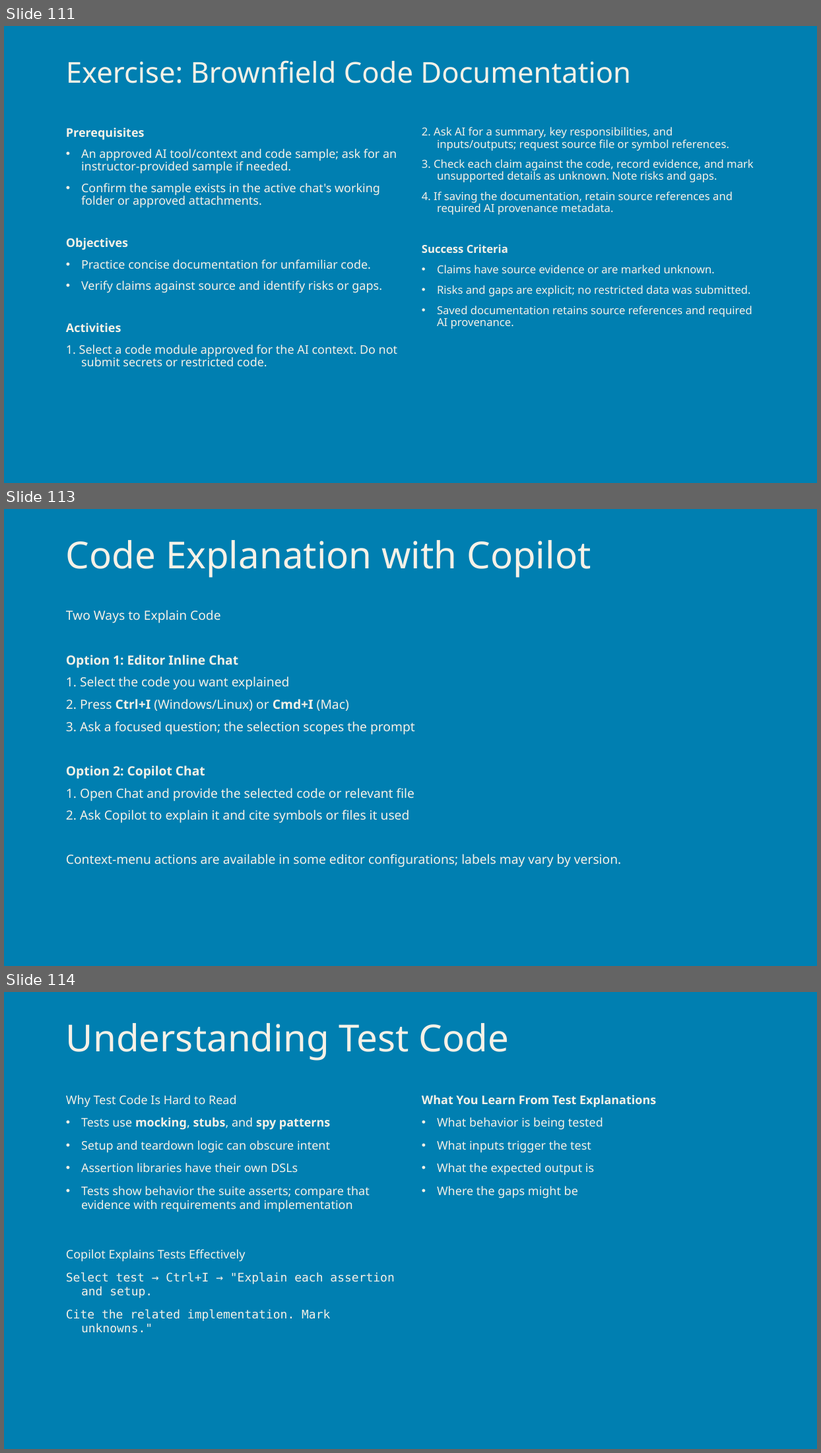
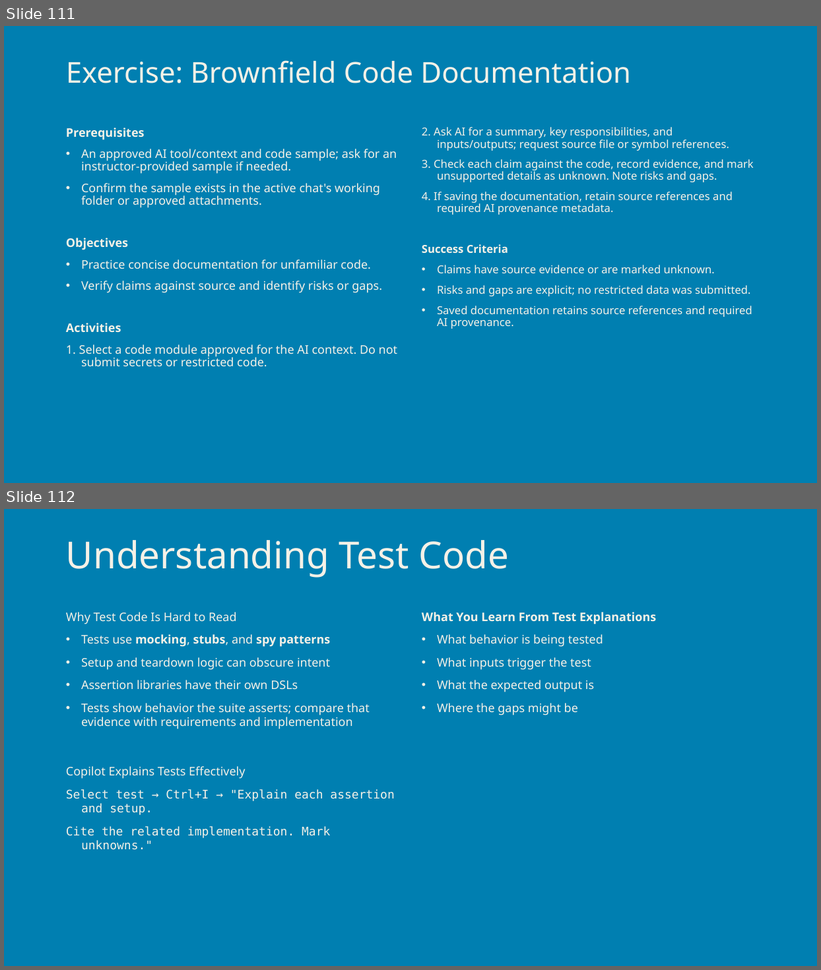
Before and after one commit to cjschaab/20261109-aiasd, a slide deck: 20261109-public-aiasd-2.pptx. Shown one above the other, each under a label of ours: slides 111, 113 and 114 before the commit, slides 111 and 112 after it; the slides between them are not shown. The pictures are 821x1453 and 821x970 pixels, drawn with LibreOffice and Linux fonts; fonts in the diff are those of the drawing; background and template pictures are left out. Boxes give left, top, right and bottom in pixels: in the first picture for what was removed or moved away, otherwise in the second. Text is boxed around its words. In the diff, an @@ line names an element or a change of style, - is before the commit and + after.

```diff
--- a/20261109-public-aiasd-2.pptx
+++ b/20261109-public-aiasd-2.pptx
@@ slide 113 removed at bbox=[4, 509, 817, 966], background picture (left out) @@
@@ title removed at bbox=[66, 540, 591, 578] @@
-Code Explanation with Copilot
@@ text removed at bbox=[66, 610, 621, 867] @@
-Two Ways to Explain Code
-Option 1: Editor Inline Chat
-1. Select the code you want explained
-2. Press Ctrl+I (Windows/Linux) or Cmd+I (Mac)
-3. Ask a focused question; the selection scopes the prompt
-Option 2: Copilot Chat
-1. Open Chat and provide the selected code or relevant file
-2. Ask Copilot to explain it and cite symbols or files it used
-Context-menu actions are available in some editor configurations; labels may vary by version.
@@ what was slide 114 is now slide 112 @@
```
Also in this commit, not shown: 1 other slide removed.
